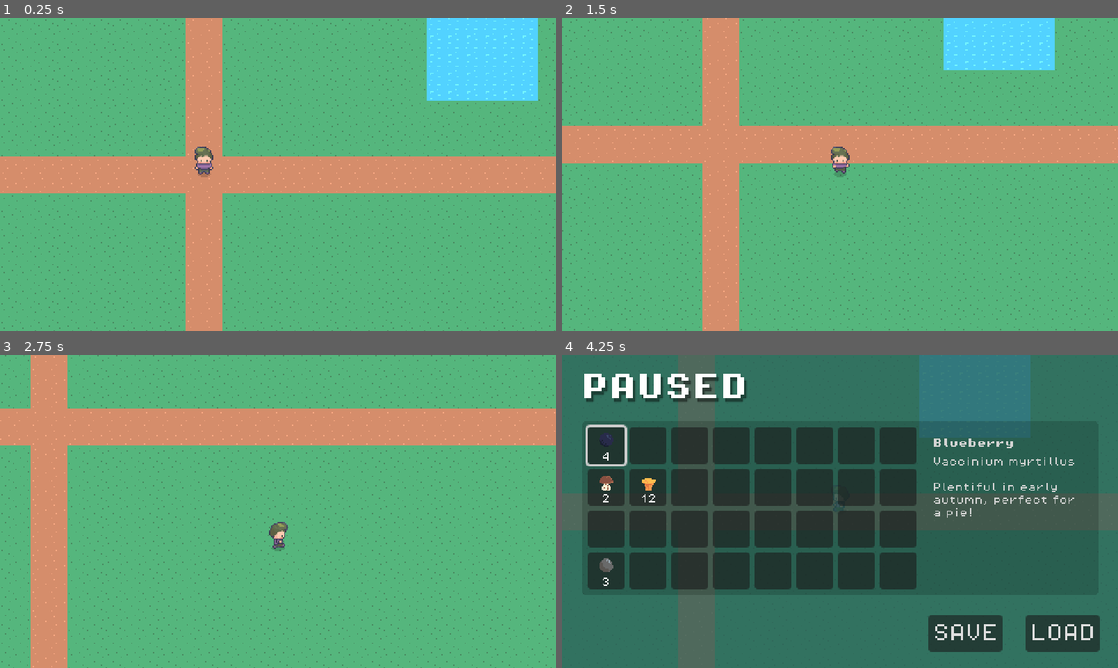
Above: before the commit, frames 1-4 (two rows, left to right).
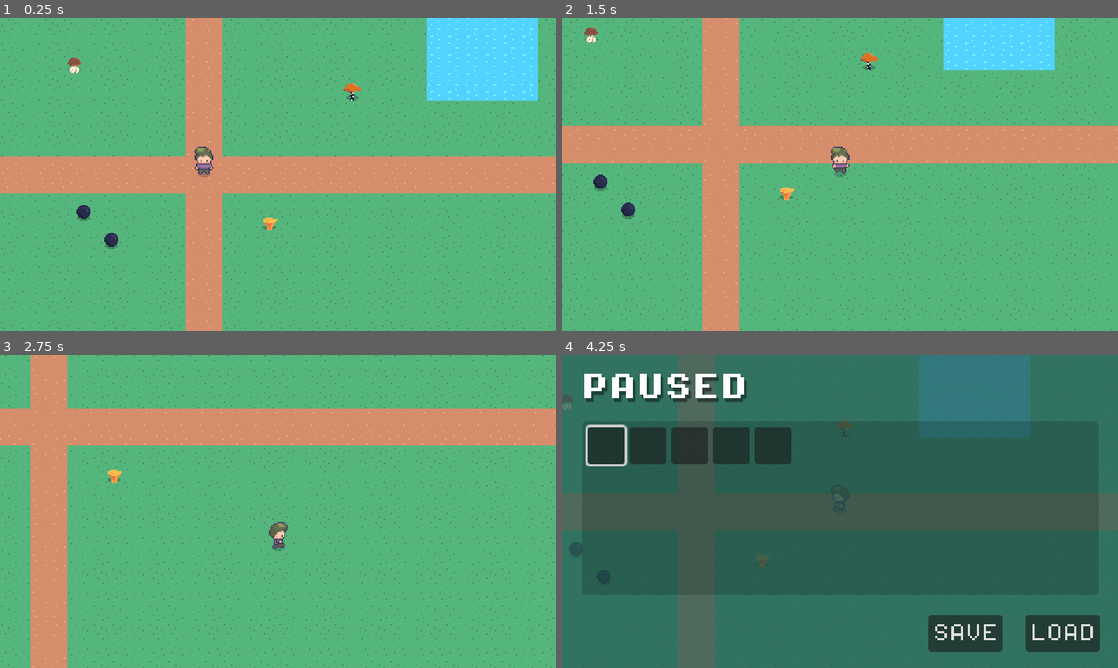
Above: after the commit, the same moments.

Repository: robgriffin247/dalbostigen
Game: Godot game, scene res://levels/world_01/level_01.tscn
The game is run twice, just before and just after one commit, with the same random seed, the same clock (stepped at 60 frames per second) and the same inputs.
Inputs:
- Up to frame 1 (0.25 s): no input
- Up to frame 2 (1.5 s): tap Enter at 0.5 s; hold Right (right) 0.53-1.28 s; hold Down (down) from 1.28 s (still down)
- Up to frame 3 (2.75 s): release Down (down) at 2.03 s; hold Right (right) from 2.03 s (still down)
- Up to frame 4 (4.25 s): release Right (right) at 2.78 s; hold Up (up) 2.78-3.53 s; hold Left (left) from 3.53 s (still down); tap Escape (pause) at 4.15 s

The runs differ from the first frame. In frame 1, 0.5% of the frame differs, in the area x 12-65%, y 12-74%; in frame 2, 0.5%; in frame 3, less than 0.1%; in frame 4, 22%, in the area x 0-93%, y 15-75%.

Commit message:
save and load functionality added to inventory; can now collect resource4s/items

Diff:
--- a/globals/global_player_manager.gd
+++ b/globals/global_player_manager.gd
@@ -1,6 +1,7 @@
 extends Node
 
 const PLAYER = preload("res://player/player.tscn")
+const INVENTORY_DATA = preload("res://player/player_inventory.tres")
 
 var player: Player
 var player_spawned: bool = false
--- a/globals/global_save_manager.gd
+++ b/globals/global_save_manager.gd
@@ -11,13 +11,15 @@
 	scene_path = "",
 	player = {
 		position = {x = 0.0, y = 0.0}
-	}
+	},
+	inventory = [],
 }
 
 
 func save_game() -> void:
 	update_player_data()
 	update_scene_path()
+	update_inventory_data()
 	var file: FileAccess = FileAccess.open(SAVE_PATH + "save.sav", FileAccess.WRITE)
 	var save_json = JSON.stringify(current_save)
 	file.store_line(save_json)
@@ -35,7 +37,7 @@
 	await LevelManager.level_load_started
 	print(current_save.player.position)
 	PlayerManager.set_player_position(Vector2(current_save.player.position.x,current_save.player.position.y))
-
+	PlayerManager.INVENTORY_DATA.parse_save_data(current_save.inventory)
 	await LevelManager.level_loaded
 
 	game_loaded.emit()
@@ -47,9 +49,14 @@
 	current_save.player.position.x = player.global_position.x
 	current_save.player.position.y = player.global_position.y
 
+
 func update_scene_path() -> void:
 	var path: String = ""
 	for child in get_tree().root.get_children():
 		if child is Level:
 			path = child.scene_file_path
 	current_save.scene_path = path
+
+
+func update_inventory_data() -> void:
+	current_save.inventory = PlayerManager.INVENTORY_DATA.get_save_data()
--- a/gui/pause_screen/inventory/inventory_data.gd
+++ b/gui/pause_screen/inventory/inventory_data.gd
@@ -3,5 +3,54 @@
 
 @export var slots: Array[SlotData]
 
-func add_item() -> void:
-	pass
+func add_item(item: ItemData, quantity: int = 1) -> bool:
+	for s in slots:
+		if s: # check if there is a slotdata in the slot
+			if s.item_data == item: # is this the same item type as the item being added
+				s.quantity += quantity
+				return true
+
+	# This should not be needed as slots will be preassigned - this is adding the item if not in inventory
+	for i in slots.size():
+		if slots[i] == null:
+			var new = SlotData.new()
+			new.item_data = item
+			new.quantity = quantity
+			slots[i] = new
+			return true
+
+	return false
+
+
+func get_save_data() -> Array:
+	var item_save: Array = []
+	for i in slots.size():
+		item_save.append(item_to_save(slots[i]))
+	return item_save
+
+
+func item_to_save(slot: SlotData) -> Dictionary:
+	var result = {item = "", quantity = 0}
+	if slot != null:
+		result.quantity = slot.quantity
+		if slot.item_data != null:
+			result.item = slot.item_data.resource_path
+	return result
+
+
+func parse_save_data(save_data: Array) -> void:
+	var array_size = slots.size()
+	slots.clear()
+	slots.resize(array_size)
+	for i in save_data.size():
+		slots[i] = item_from_save(save_data[i])
+
+
+
+func item_from_save(dict: Dictionary) -> SlotData:
+	if dict.item == "":
+		return null
+	var new_slot: SlotData = SlotData.new()
+	new_slot.item_data = load(dict.item)
+	new_slot.quantity = int(dict.quantity)
+	return new_slot
--- a/gui/pause_screen/inventory/inventory_slot.tscn
+++ b/gui/pause_screen/inventory/inventory_slot.tscn
@@ -1,8 +1,8 @@
 [gd_scene load_steps=5 format=3 uid="uid://xvh61rgk5mqc"]
 
-[ext_resource type="Texture2D" uid="uid://bb82mw6sd5ofl" path="res://items/sprites/chanterelle.png" id="1_4pp5i"]
+[ext_resource type="Texture2D" uid="uid://b3noa6v2nfiww" path="res://items/resources/sprites/chanterelle.png" id="1_4pp5i"]
 [ext_resource type="Script" path="res://gui/pause_screen/inventory/inventory_slot_ui.gd" id="1_vq0p3"]
-[ext_resource type="FontFile" uid="uid://nk6wqt2mk7mn" path="res://artwork/PixelOperator8.ttf" id="2_mfrlx"]
+[ext_resource type="FontFile" uid="uid://ckb2drpo7bwfh" path="res://artwork/PixelOperator8.ttf" id="2_mfrlx"]
 
 [sub_resource type="AtlasTexture" id="AtlasTexture_db73h"]
 atlas = ExtResource("1_4pp5i")
--- a/gui/pause_screen/inventory/player_inventory.tres
+++ /dev/null
@@ -1,32 +0,0 @@
-[gd_resource type="Resource" script_class="InventoryData" load_steps=11 format=3 uid="uid://ba8mi5r5xajjr"]
-
-[ext_resource type="Script" path="res://gui/pause_screen/inventory/inventory_data.gd" id="1_nkber"]
-[ext_resource type="Script" path="res://gui/pause_screen/inventory/slot_data.gd" id="2_ajkx2"]
-[ext_resource type="Resource" uid="uid://b2rqjsa3qfly6" path="res://items/resources/chantarelle.tres" id="3_ih57b"]
-[ext_resource type="Resource" uid="uid://diyllbb4vfm2y" path="res://items/resources/blueberry.tres" id="3_odvol"]
-[ext_resource type="Resource" uid="uid://dteutvipl47fw" path="res://items/resources/penny_bun.tres" id="4_ha3an"]
-[ext_resource type="Resource" uid="uid://do5r4r35rgcuf" path="res://items/resources/stone.tres" id="6_qxn47"]
-
-[sub_resource type="Resource" id="Resource_wif8s"]
-script = ExtResource("2_ajkx2")
-item_data = ExtResource("3_odvol")
-quantity = 4
-
-[sub_resource type="Resource" id="Resource_ekipl"]
-script = ExtResource("2_ajkx2")
-item_data = ExtResource("4_ha3an")
-quantity = 2
-
-[sub_resource type="Resource" id="Resource_s11g5"]
-script = ExtResource("2_ajkx2")
-item_data = ExtResource("3_ih57b")
-quantity = 12
-
-[sub_resource type="Resource" id="Resource_dr7x5"]
-script = ExtResource("2_ajkx2")
-item_data = ExtResource("6_qxn47")
-quantity = 3
-
-[resource]
-script = ExtResource("1_nkber")
-slots = Array[ExtResource("2_ajkx2")]([SubResource("Resource_wif8s"), null, null, null, null, null, null, null, SubResource("Resource_ekipl"), SubResource("Resource_s11g5"), null, null, null, null, null, null, null, null, null, null, null, null, null, null, SubResource("Resource_dr7x5"), null, null, null, null, null, null, null])
--- a/gui/pause_screen/pause_screen.tscn
+++ b/gui/pause_screen/pause_screen.tscn
@@ -4,9 +4,9 @@
 [ext_resource type="PackedScene" uid="uid://dj8bekbmgmb0t" path="res://gui/pause_screen/pause_screen_button.tscn" id="2_4j40d"]
 [ext_resource type="PackedScene" uid="uid://d12s5ko0nnvkr" path="res://general/label_bold.tscn" id="3_mnc7d"]
 [ext_resource type="PackedScene" uid="uid://cq6ydndungcff" path="res://general/label.tscn" id="4_0vfyc"]
-[ext_resource type="Texture2D" uid="uid://bswfjk71jx2ps" path="res://artwork/inventory_outline.png" id="4_jcvqo"]
+[ext_resource type="Texture2D" uid="uid://byoq31wvobbpl" path="res://artwork/inventory_outline.png" id="4_jcvqo"]
 [ext_resource type="Script" path="res://gui/pause_screen/inventory/inventory_ui.gd" id="5_l6k7m"]
-[ext_resource type="Resource" uid="uid://ba8mi5r5xajjr" path="res://gui/pause_screen/inventory/player_inventory.tres" id="6_4mjc3"]
+[ext_resource type="Resource" uid="uid://ba8mi5r5xajjr" path="res://player/player_inventory.tres" id="6_4mjc3"]
 
 [sub_resource type="AtlasTexture" id="AtlasTexture_prt2y"]
 atlas = ExtResource("4_jcvqo")
--- a/gui/player_hud/player_hud_labels.gd
+++ b/gui/player_hud/player_hud_labels.gd
@@ -1,7 +1,7 @@
 class_name PlayerHUDLabels extends Label
 
 
-func _process(delta: float) -> void:
+func _process(_delta: float) -> void:
 	if LevelManager.level_load_started:
 		text = "world " + get_level().world + " level " + get_level().level
 
--- /dev/null
+++ b/items/item_pickup/item_pickup.gd
@@ -0,0 +1,39 @@
+@tool
+class_name ItemPickup extends Node
+
+@export var item_data: ItemData : set = _set_item_data
+
+@onready var area_2d: Area2D = $Area2D
+@onready var sprite_2d: Sprite2D = $Sprite2D
+
+
+func _ready() -> void:
+	_update_texture()
+	if Engine.is_editor_hint():
+		return
+
+	area_2d.body_entered.connect(_on_body_entered)
+
+
+
+func _on_body_entered(b) -> void:
+	if b is Player:
+		if item_data:
+			if PlayerManager.INVENTORY_DATA.add_item(item_data):
+				item_picked_up()
+
+
+func item_picked_up() -> void:
+	area_2d.body_entered.disconnect(_on_body_entered)
+	queue_free()
+	# see part 17 (16:00) for playing sounds
+
+
+func _set_item_data(value: ItemData) -> void:
+	item_data = value
+	_update_texture()
+
+
+func _update_texture() -> void:
+	if item_data and sprite_2d:
+		sprite_2d.texture = item_data.texture
--- /dev/null
+++ b/items/item_pickup/item_pickup.tscn
@@ -0,0 +1,24 @@
+[gd_scene load_steps=5 format=3 uid="uid://cp6dmtmtlsmcf"]
+
+[ext_resource type="Script" path="res://items/item_pickup/item_pickup.gd" id="1_ub77j"]
+[ext_resource type="Texture2D" uid="uid://br4ecgov0oc0w" path="res://items/resources/sprites/blueberry.png" id="2_j0u6c"]
+[ext_resource type="Texture2D" uid="uid://bog0806006uw4" path="res://artwork/shadow.png" id="3_p3crq"]
+
+[sub_resource type="CircleShape2D" id="CircleShape2D_vw24p"]
+radius = 4.0
+
+[node name="ItemPickup" type="Node2D"]
+script = ExtResource("1_ub77j")
+
+[node name="Area2D" type="Area2D" parent="."]
+
+[node name="CollisionShape2D" type="CollisionShape2D" parent="Area2D"]
+shape = SubResource("CircleShape2D_vw24p")
+
+[node name="Sprite2D" type="Sprite2D" parent="."]
+texture = ExtResource("2_j0u6c")
+
+[node name="Shadow" type="Sprite2D" parent="Sprite2D"]
+modulate = Color(0, 0, 0, 0.239216)
+show_behind_parent = true
+texture = ExtResource("3_p3crq")
--- a/items/resources/blueberry.tres
+++ b/items/resources/blueberry.tres
@@ -1,7 +1,7 @@
 [gd_resource type="Resource" script_class="ItemData" load_steps=3 format=3 uid="uid://diyllbb4vfm2y"]
 
 [ext_resource type="Script" path="res://items/item_data.gd" id="1_35w5i"]
-[ext_resource type="Texture2D" uid="uid://dpytvk5mrruhu" path="res://items/sprites/blueberry.png" id="2_pm8lj"]
+[ext_resource type="Texture2D" uid="uid://dpytvk5mrruhu" path="res://items/resources/sprites/blueberry.png" id="2_pm8lj"]
 
 [resource]
 script = ExtResource("1_35w5i")
--- a/items/resources/chantarelle.tres
+++ b/items/resources/chantarelle.tres
@@ -1,7 +1,7 @@
 [gd_resource type="Resource" script_class="ItemData" load_steps=3 format=3 uid="uid://b2rqjsa3qfly6"]
 
 [ext_resource type="Script" path="res://items/item_data.gd" id="1_y71bu"]
-[ext_resource type="Texture2D" uid="uid://bb82mw6sd5ofl" path="res://items/sprites/chanterelle.png" id="2_uelxt"]
+[ext_resource type="Texture2D" uid="uid://bb82mw6sd5ofl" path="res://items/resources/sprites/chanterelle.png" id="2_uelxt"]
 
 [resource]
 script = ExtResource("1_y71bu")
--- /dev/null
+++ b/items/resources/dark_stalked_bolete.tres
@@ -0,0 +1,11 @@
+[gd_resource type="Resource" script_class="ItemData" load_steps=3 format=3 uid="uid://c8n20vicnm7l"]
+
+[ext_resource type="Script" path="res://items/item_data.gd" id="1_011xq"]
+[ext_resource type="Texture2D" uid="uid://inln6p14o7ih" path="res://items/resources/sprites/dark_stalked_bolete.png" id="2_v67qy"]
+
+[resource]
+script = ExtResource("1_011xq")
+primary_name = "Dark-Stalked Bolete"
+secondary_name = "Leccinum versipelle"
+description = "A mushroom"
+texture = ExtResource("2_v67qy")
--- /dev/null
+++ b/items/resources/filler.tres
@@ -0,0 +1,11 @@
+[gd_resource type="Resource" script_class="ItemData" load_steps=3 format=3 uid="uid://ds48r53o5aw6h"]
+
+[ext_resource type="Script" path="res://items/item_data.gd" id="1_1g66s"]
+[ext_resource type="Texture2D" uid="uid://chsusba71ben6" path="res://items/resources/sprites/filler.png" id="2_0rocx"]
+
+[resource]
+script = ExtResource("1_1g66s")
+primary_name = "Filler"
+secondary_name = ""
+description = "Just filling space"
+texture = ExtResource("2_0rocx")
--- a/items/resources/penny_bun.tres
+++ b/items/resources/penny_bun.tres
@@ -1,7 +1,7 @@
 [gd_resource type="Resource" script_class="ItemData" load_steps=3 format=3 uid="uid://dteutvipl47fw"]
 
 [ext_resource type="Script" path="res://items/item_data.gd" id="1_len61"]
-[ext_resource type="Texture2D" uid="uid://dtwu2vtknv58j" path="res://items/sprites/penny_bun.png" id="2_ki8c4"]
+[ext_resource type="Texture2D" uid="uid://dtwu2vtknv58j" path="res://items/resources/sprites/penny_bun.png" id="2_ki8c4"]
 
 [resource]
 script = ExtResource("1_len61")
--- a/items/resources/stone.tres
+++ b/items/resources/stone.tres
@@ -1,7 +1,7 @@
 [gd_resource type="Resource" script_class="ItemData" load_steps=3 format=3 uid="uid://do5r4r35rgcuf"]
 
 [ext_resource type="Script" path="res://items/item_data.gd" id="1_22byw"]
-[ext_resource type="Texture2D" uid="uid://dsjcvk5ko0od0" path="res://items/sprites/stone.png" id="2_60mab"]
+[ext_resource type="Texture2D" uid="uid://dsjcvk5ko0od0" path="res://items/resources/sprites/stone.png" id="2_60mab"]
 
 [resource]
 script = ExtResource("1_22byw")
--- a/levels/world_01/level_01.tscn
+++ b/levels/world_01/level_01.tscn
@@ -1,9 +1,14 @@
-[gd_scene load_steps=5 format=4 uid="uid://isths5illkof"]
+[gd_scene load_steps=10 format=4 uid="uid://isths5illkof"]
 
 [ext_resource type="Script" path="res://levels/level.gd" id="1_oa8kg"]
 [ext_resource type="PackedScene" uid="uid://br2kagcxvsikn" path="res://levels/tilemaps/terrain01.tscn" id="2_k223s"]
 [ext_resource type="PackedScene" uid="uid://06gu4qo543fr" path="res://player/player_spawn/player_spawn.tscn" id="3_m355v"]
 [ext_resource type="PackedScene" uid="uid://baa3sfq1yfqwh" path="res://levels/level_transition/level_transition.tscn" id="4_voaph"]
+[ext_resource type="PackedScene" uid="uid://cp6dmtmtlsmcf" path="res://items/item_pickup/item_pickup.tscn" id="5_s2n0c"]
+[ext_resource type="Resource" uid="uid://b2rqjsa3qfly6" path="res://items/resources/chantarelle.tres" id="6_4l7g4"]
+[ext_resource type="Resource" uid="uid://diyllbb4vfm2y" path="res://items/resources/blueberry.tres" id="7_nwpa5"]
+[ext_resource type="Resource" uid="uid://c8n20vicnm7l" path="res://items/resources/dark_stalked_bolete.tres" id="8_7bstu"]
+[ext_resource type="Resource" uid="uid://dteutvipl47fw" path="res://items/resources/penny_bun.tres" id="9_8ph23"]
 
 [node name="Level01" type="Node2D"]
 script = ExtResource("1_oa8kg")
@@ -23,3 +28,23 @@
 position = Vector2(96, 400)
 level = "res://levels/world_01/level_03.tscn"
 side = 3
+
+[node name="ItemPickup" parent="." instance=ExtResource("5_s2n0c")]
+position = Vector2(152, 232)
+item_data = ExtResource("6_4l7g4")
+
+[node name="ItemPickup2" parent="." instance=ExtResource("5_s2n0c")]
+position = Vector2(-8, 224)
+item_data = ExtResource("7_nwpa5")
+
+[node name="ItemPickup3" parent="." instance=ExtResource("5_s2n0c")]
+position = Vector2(16, 248)
+item_data = ExtResource("7_nwpa5")
+
+[node name="ItemPickup4" parent="." instance=ExtResource("5_s2n0c")]
+position = Vector2(224, 120)
+item_data = ExtResource("8_7bstu")
+
+[node name="ItemPickup5" parent="." instance=ExtResource("5_s2n0c")]
+position = Vector2(-16, 96)
+item_data = ExtResource("9_8ph23")
--- a/player/player.tscn
+++ b/player/player.tscn
@@ -3,8 +3,8 @@
 [ext_resource type="Script" path="res://player/player.gd" id="1_dxp2v"]
 [ext_resource type="Texture2D" uid="uid://myaepo8juhjn" path="res://player/player.png" id="1_yih5g"]
 [ext_resource type="Script" path="res://player/player_state_machine/player_state_machine.gd" id="2_teox2"]
-[ext_resource type="Texture2D" uid="uid://3uku2wljcvkn" path="res://artwork/player_shadow.png" id="3_67fp1"]
 [ext_resource type="Script" path="res://player/player_state_machine/state_idle.gd" id="3_johs3"]
+[ext_resource type="Texture2D" uid="uid://bog0806006uw4" path="res://artwork/shadow.png" id="3_n8kcr"]
 [ext_resource type="Script" path="res://player/player_state_machine/state_walk.gd" id="4_el684"]
 [ext_resource type="Script" path="res://player/player_camera.gd" id="7_m0pls"]
 
@@ -156,7 +156,7 @@
 modulate = Color(0, 0, 0, 0.176471)
 show_behind_parent = true
 position = Vector2(0, 10)
-texture = ExtResource("3_67fp1")
+texture = ExtResource("3_n8kcr")
 
 [node name="CollisionShape2D" type="CollisionShape2D" parent="."]
 position = Vector2(0, -11)
--- /dev/null
+++ b/player/player_inventory.tres
@@ -0,0 +1,38 @@
+[gd_resource type="Resource" script_class="InventoryData" load_steps=13 format=3 uid="uid://ba8mi5r5xajjr"]
+
+[ext_resource type="Script" path="res://gui/pause_screen/inventory/inventory_data.gd" id="1_n2hnn"]
+[ext_resource type="Script" path="res://gui/pause_screen/inventory/slot_data.gd" id="2_ogod4"]
+[ext_resource type="Resource" uid="uid://diyllbb4vfm2y" path="res://items/resources/blueberry.tres" id="3_m855e"]
+[ext_resource type="Resource" uid="uid://dteutvipl47fw" path="res://items/resources/penny_bun.tres" id="5_royfs"]
+[ext_resource type="Resource" uid="uid://b2rqjsa3qfly6" path="res://items/resources/chantarelle.tres" id="6_pebiv"]
+[ext_resource type="Resource" uid="uid://c8n20vicnm7l" path="res://items/resources/dark_stalked_bolete.tres" id="6_wpu2u"]
+[ext_resource type="Resource" uid="uid://do5r4r35rgcuf" path="res://items/resources/stone.tres" id="7_t5cq8"]
+
+[sub_resource type="Resource" id="Resource_wif8s"]
+script = ExtResource("2_ogod4")
+item_data = ExtResource("3_m855e")
+quantity = 0
+
+[sub_resource type="Resource" id="Resource_ekipl"]
+script = ExtResource("2_ogod4")
+item_data = ExtResource("5_royfs")
+quantity = 0
+
+[sub_resource type="Resource" id="Resource_s2xut"]
+script = ExtResource("2_ogod4")
+item_data = ExtResource("6_wpu2u")
+quantity = 0
+
+[sub_resource type="Resource" id="Resource_s11g5"]
+script = ExtResource("2_ogod4")
+item_data = ExtResource("6_pebiv")
+quantity = 0
+
+[sub_resource type="Resource" id="Resource_dr7x5"]
+script = ExtResource("2_ogod4")
+item_data = ExtResource("7_t5cq8")
+quantity = 0
+
+[resource]
+script = ExtResource("1_n2hnn")
+slots = Array[ExtResource("2_ogod4")]([SubResource("Resource_wif8s"), SubResource("Resource_ekipl"), SubResource("Resource_s2xut"), SubResource("Resource_s11g5"), SubResource("Resource_dr7x5")])
--- a/project.godot
+++ b/project.godot
@@ -28,8 +28,8 @@
 
 window/size/viewport_width=480
 window/size/viewport_height=270
-window/size/window_width_override=1920
-window/size/window_height_override=1080
+window/size/window_width_override=960
+window/size/window_height_override=540
 window/stretch/mode="viewport"
 
 [input]
Not shown, changed: artwork/PixelOperator8-Bold.ttf.import
Not shown, changed: artwork/PixelOperator8.ttf.import
Not shown, changed: artwork/inventory_outline.png.import
Not shown, changed: artwork/paths01.png.import
Renamed: artwork/player_shadow.aseprite -> artwork/shadow.aseprite
Renamed: artwork/player_shadow.png -> artwork/shadow.png
Not shown, changed: artwork/shadow.png.import
Renamed: items/sprites/blueberry.aseprite -> items/resources/sprites/blueberry.aseprite
Renamed: items/sprites/blueberry.png -> items/resources/sprites/blueberry.png
Not shown, changed: items/resources/sprites/blueberry.png.import
Renamed: artwork/items/chanterelle.aseprite -> items/resources/sprites/chanterelle.aseprite
Renamed: artwork/items/chanterelle.png -> items/resources/sprites/chanterelle.png
(and 14 more such lines)
